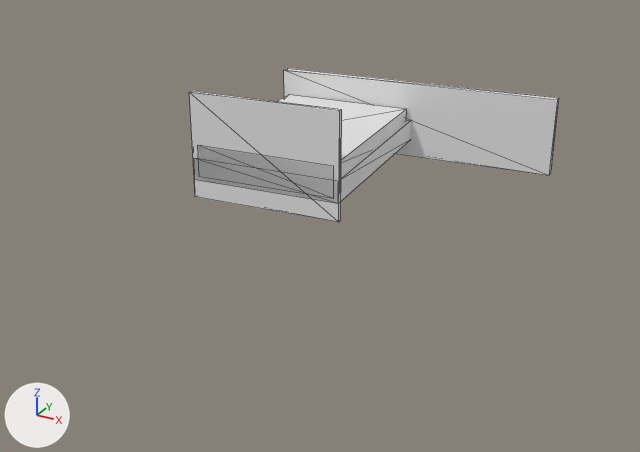
One commit to the glTF model dataset/unit_augment/mesh_02.glb: the scene before it, then after it.
Before and after are seen from a 50 mm lens placed at (1.015, -1.874, 0.701), pointed at (0.303, -0.579, 0.054). Lighting does not change. The marker at lower left points along +X, +Y and +Z. Mesh edges are drawn as thin lines. Where no turn or scale is listed for an object, it has been applied to the vertices.

Script lines for the objects in view, before the commit:
```python
me_geometry_0 = bpy.data.meshes.new('geometry_0')
me_geometry_0.from_pydata(...)  # 32 vertices, 48 faces; spans x -0.104..0.561, y -0.464..0.05, z 0.0..0.228
ob_geometry_0 = bpy.data.objects.new('geometry_0', me_geometry_0)
ob_geometry_0.location = (0.0, 0.0, 0.0)
```
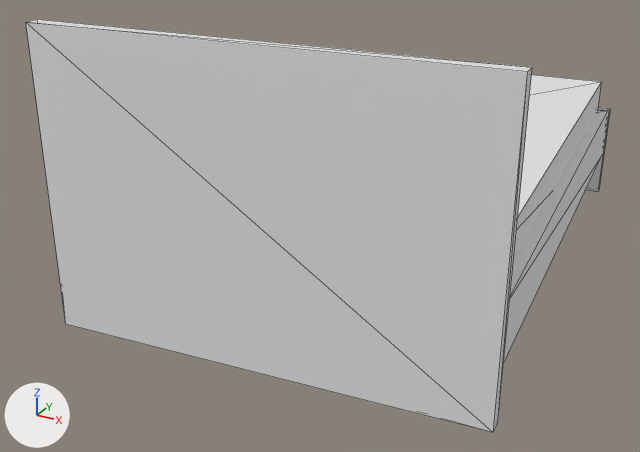
Location of each change, (x1, y1, x2, y2) in pixels of the pictures (640 x 452 px; the box of a moved part takes in the faces that stretch with it):
'geometry_0', reshaped (58% wider, 168% taller)
    before: (189, 68, 559, 222)
    after: (26, 19, 610, 433)
part 1 of me_geometry_0, moved or reshaped
    before: (189, 91, 342, 222)
    after: (586, 107, 610, 192)
part 2 of me_geometry_0, moved or reshaped
    before: (194, 121, 411, 203)
    after: (504, 111, 607, 361)
part 3 of me_geometry_0, moved or reshaped
    before: (198, 95, 407, 198)
    after: (514, 75, 602, 258)
part 4 of me_geometry_0, moved or reshaped
    before: (284, 68, 559, 176)
    after: (26, 19, 532, 433)

Diff of the bpy script that builds the scene:
```diff
--- a/dataset/unit_augment/mesh_02.glb.py
+++ b/dataset/unit_augment/mesh_02.glb.py
@@ me_geometry_0 @@
 me_geometry_0.from_pydata(...)  # 32 vertices, 48 faces; spans x -0.104..0.561, y -0.464..0.05, z 0.0..0.228
 # used by ob_geometry_0; location = (0.0, 0.0, 0.0)
-me_geometry_0.vertices[0].co = (0.561, 0.027, 0.0)  # pixel (549, 175)
-me_geometry_0.vertices[1].co = (-0.102, -0.028, 0.0)
-me_geometry_0.vertices[2].co = (-0.104, -0.005, 0.0)
-me_geometry_0.vertices[3].co = (0.559, 0.05, 0.0)  # pixel (551, 172)
-me_geometry_0.vertices[4].co = (0.561, 0.027, 0.175)  # pixel (557, 100)
-me_geometry_0.vertices[5].co = (-0.102, -0.028, 0.175)  # pixel (283, 70)
-me_geometry_0.vertices[6].co = (-0.104, -0.005, 0.175)  # pixel (287, 68)
-me_geometry_0.vertices[7].co = (0.559, 0.05, 0.175)  # pixel (559, 97)
+# me_geometry_0 part 1: the loose piece of 8 vertices spanning x -0.063..0.267, y -0.464..-0.425, z 0.0..0.228 is scaled about its middle by (2.06, 2.06, 0.787), then moved by (0.239, 0.405, -0.024)
+# me_geometry_0 part 2: the loose piece of 8 vertices spanning x -0.098..0.266, y -0.464..0.008, z 0.039..0.087 is scaled about its middle by 2.06, then moved by (0.295, -0.274, 0.067)
+# me_geometry_0 part 3: the loose piece of 8 vertices spanning x -0.085..0.256, y -0.463..-0.005, z 0.048..0.116 is scaled about its middle by 2.06, then moved by (0.296, -0.265, 0.088)
+# me_geometry_0 part 4
+me_geometry_0.vertices[0].co = (0.758, -0.943, 0.0)  # pixel (493, 432)
+me_geometry_0.vertices[1].co = (0.079, -1.0, 0.0)  # pixel (65, 324)
+me_geometry_0.vertices[2].co = (0.077, -0.977, 0.0)
+me_geometry_0.vertices[3].co = (0.756, -0.92, 0.0)  # pixel (497, 422)
+me_geometry_0.vertices[4].co = (0.758, -0.943, 0.47)  # pixel (527, 71)
+me_geometry_0.vertices[5].co = (0.079, -1.0, 0.47)  # pixel (25, 22)
+me_geometry_0.vertices[6].co = (0.077, -0.977, 0.47)  # pixel (37, 19)
+me_geometry_0.vertices[7].co = (0.756, -0.92, 0.47)  # pixel (532, 67)
```
